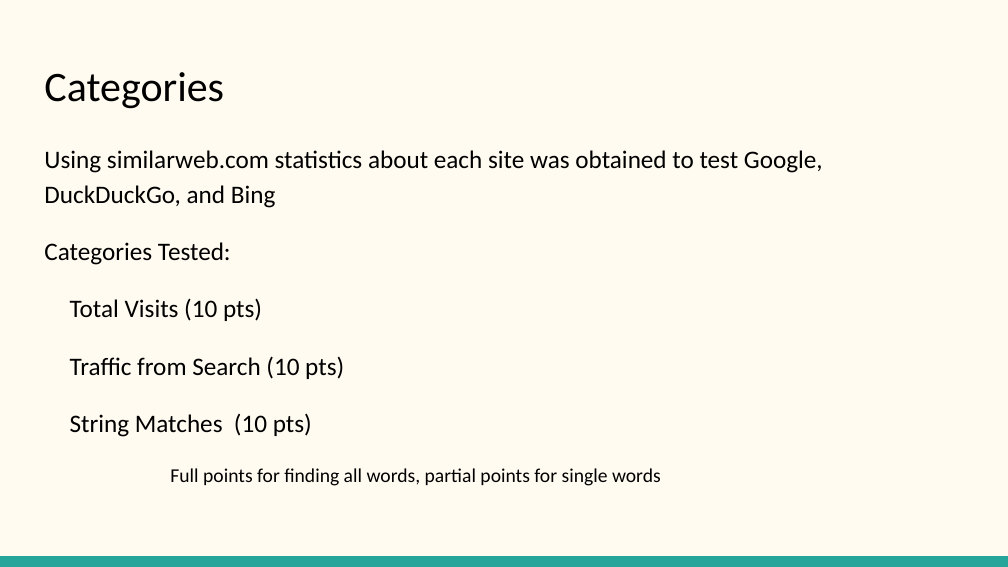
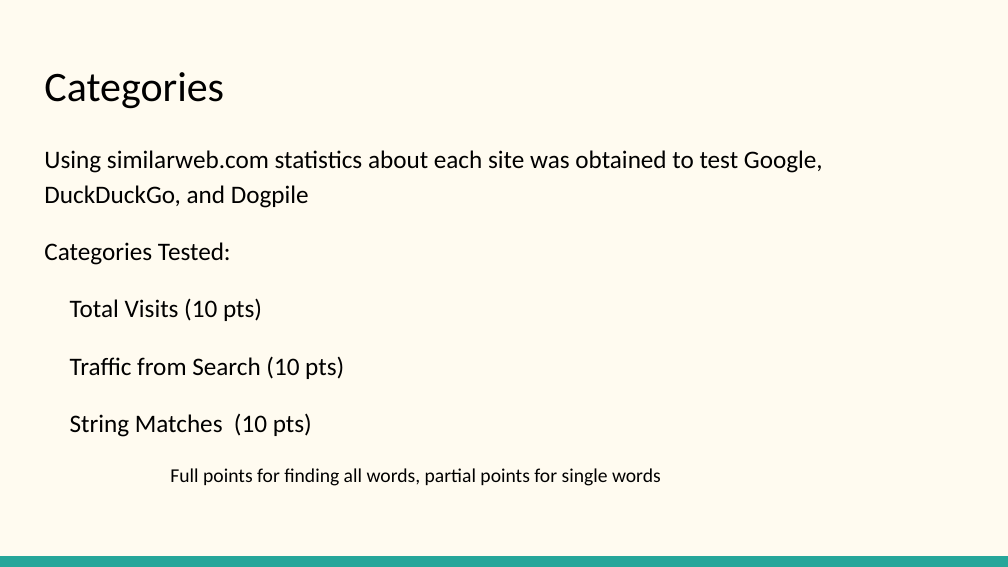
Before and after one commit to amygwong/csc59866, a slide deck: slide 12 of hw1/Presentation.pptx. Drawn at 1008x567 pixels with LibreOffice and Linux fonts; fonts in the diff are those of the drawing. Boxes give left, top, right and bottom in pixels: in the first picture for what was removed or moved away, otherwise in the second. Text is boxed around its words. In the diff, an @@ line names an element or a change of style, - is before the commit and + after.

Commit message:
Updated presentation

```diff
--- a/hw1/Presentation.pptx
+++ b/hw1/Presentation.pptx
@@ text at bbox=[44, 150, 823, 208]: text changed @@
-Using similarweb.com statistics about each site was obtained to test Google, DuckDuckGo, and Bing
+Using similarweb.com statistics about each site was obtained to test Google, DuckDuckGo, and Dogpile
```
Also in this commit, not shown: 3 other slides changed.
